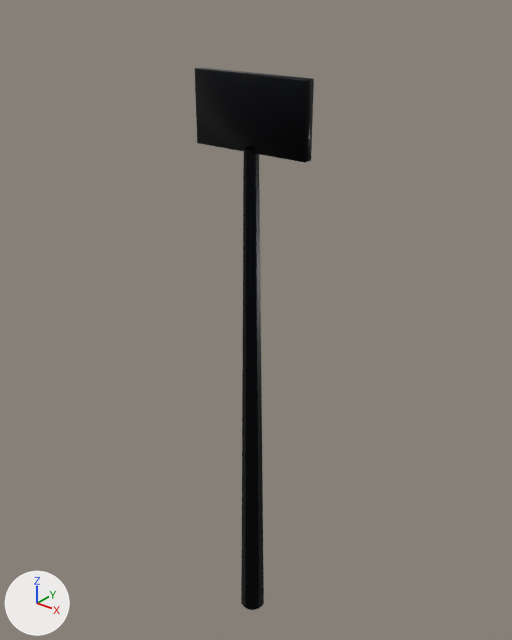
The glTF model cricket-assets/exports/floodlight_tower.glb: old version first, new version second.
Camera for both pictures: a camera (50 mm lens) standing at (42.0, -51.8, 72.5) and looking at (-1.2, 2.2, 39.0). Every picture has the same lights, and +X, +Y and +Z are marked at lower left. The first picture is the older version. Vertices at exactly the same position are counted once.

Objects in the first picture: 'Floodlight_Tower'.
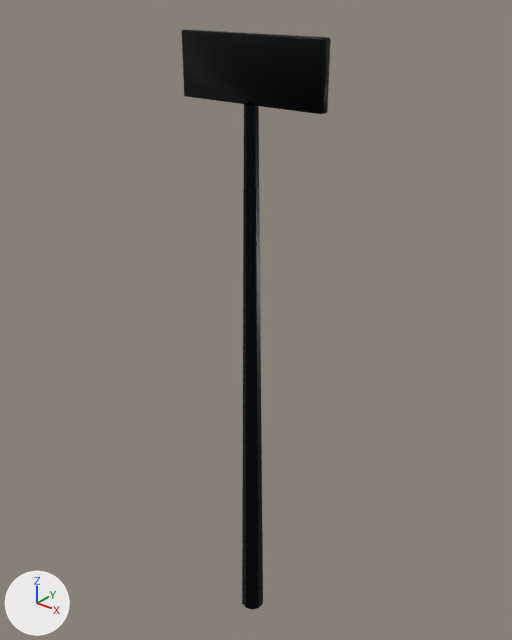
The change, as a list of edits to the scene's bpy script:
```text
Change me_floodlight_tower:
    used by ob_floodlight_tower; location = (0.0, 0.0, 29.0)
    remove me_floodlight_tower.from_pydata(...)  # 76 vertices, 144 faces; spans x -6.5..6.5, y -1.5..1.5, z -29.0..35.7
    add me_floodlight_tower.from_pydata(...)  # 76 vertices, 144 faces; spans x -8.0..8.0, y -1.4..1.4, z -31.0..37.0
    me_floodlight_tower part 1: the loose piece of 20 vertices spanning x -1.4..1.4, y -1.5..1.5, z -29.0..29.0 is scaled about its middle by (0.933, 0.933, 1.07)
    me_floodlight_tower part 2: the loose piece of 56 vertices spanning x -6.5..6.5, y -0.5..0.5, z 28.7..35.7 is scaled about its middle by (1.23, 1, 0.854), then moved by (0.0, 0.0, 1.8)
Change ob_floodlight_tower:
    ob_floodlight_tower.location: (0.0, 0.0, 29.0) -> (0.0, 0.0, 31.0)
```

What differs and where, as boxes (x1, y1, x2, y2) in the pictures (512 x 640 px; the box of a moved part takes in the faces that stretch with it):
'Floodlight_Tower', reshaped, moved (26% wider, 7% taller): before (195, 67, 314, 610); after (181, 29, 331, 609)
part 1 of me_floodlight_tower, moved or reshaped: before (241, 149, 264, 610); after (242, 104, 263, 609)
part 2 of me_floodlight_tower, moved or reshaped: before (195, 67, 314, 162); after (181, 29, 331, 114)
